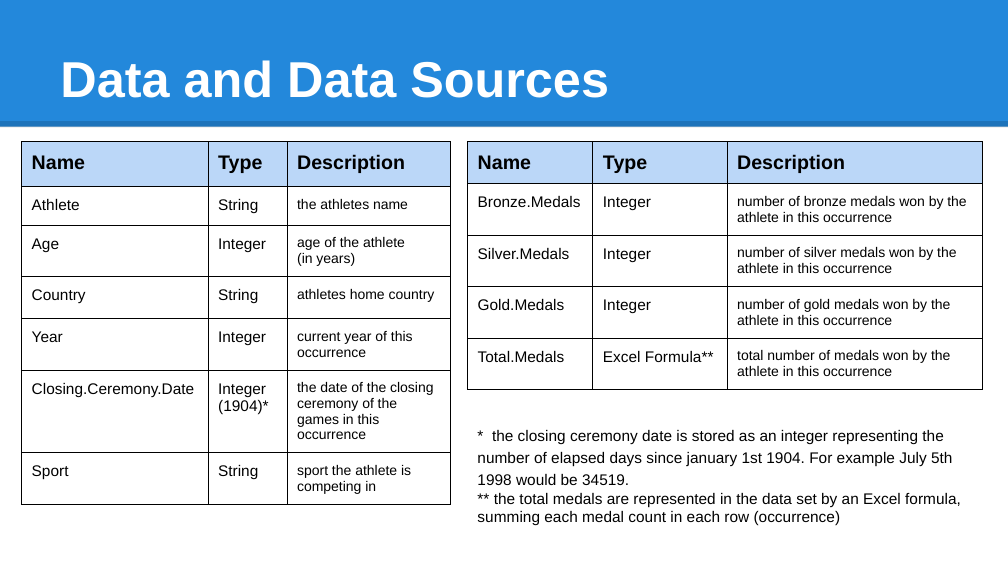
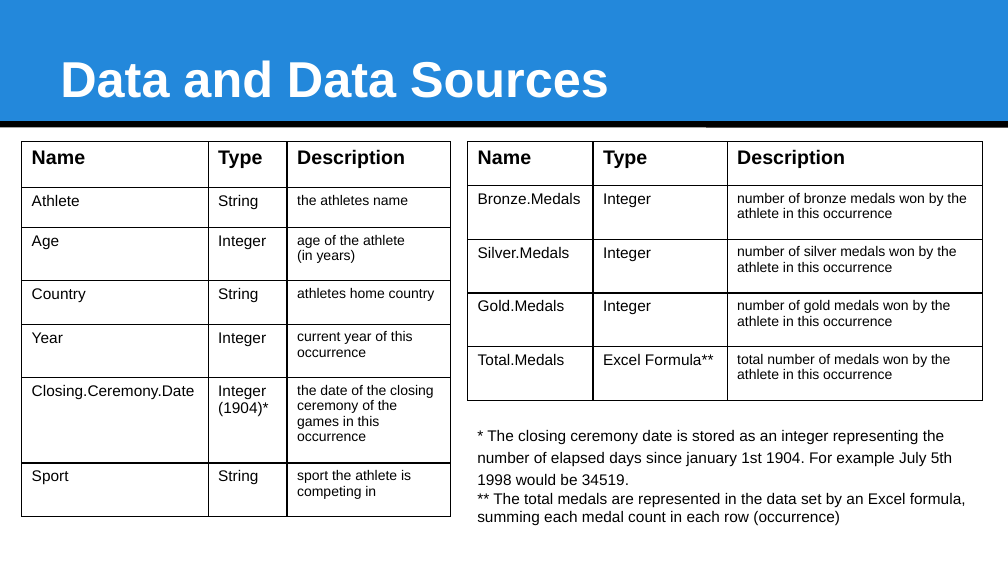
Before and after one commit to ojmhetar/CMDA3764-Final-Project, a slide deck: slide 4 of CMDA Team08 - Olympic Athletes and Age.pptx. Drawn at 1008x567 pixels with LibreOffice and Linux fonts; fonts in the diff are those of the drawing. Boxes give left, top, right and bottom in pixels: in the first picture for what was removed or moved away, otherwise in the second. Text is boxed around its words. In the diff, an @@ line names an element or a change of style, - is before the commit and + after.

```diff
--- a/CMDA Team08 - Olympic Athletes and Age.pptx
+++ b/CMDA Team08 - Olympic Athletes and Age.pptx
@@ line (0, 124) - (1008, 124): stroke #000000 4.5 pt to #000000 4.51 pt @@
@@ table at (21, 142, 450, 517) @@
@@ fill #BBD7F8 to none in row 1 @@
@@ borders changed @@
@@ table at (468, 142, 982, 401) @@
@@ fill #BBD7F8 to none in row 1 @@
@@ borders changed @@
@@ text at (477, 430, 966, 526): text changed @@
-* the closing ceremony date is stored as an integer representing the number of elapsed days since january 1st 1904. For example July 5th 1998 would be 34519.
-** the total medals are represented in the data set by an Excel formula, summing each medal count in each row (occurrence)
+* The closing ceremony date is stored as an integer representing the number of elapsed days since january 1st 1904. For example July 5th 1998 would be 34519.
+** The total medals are represented in the data set by an Excel formula, summing each medal count in each row (occurrence)
```
Also in this commit, not shown: 11 other slides changed, 1 other file.
